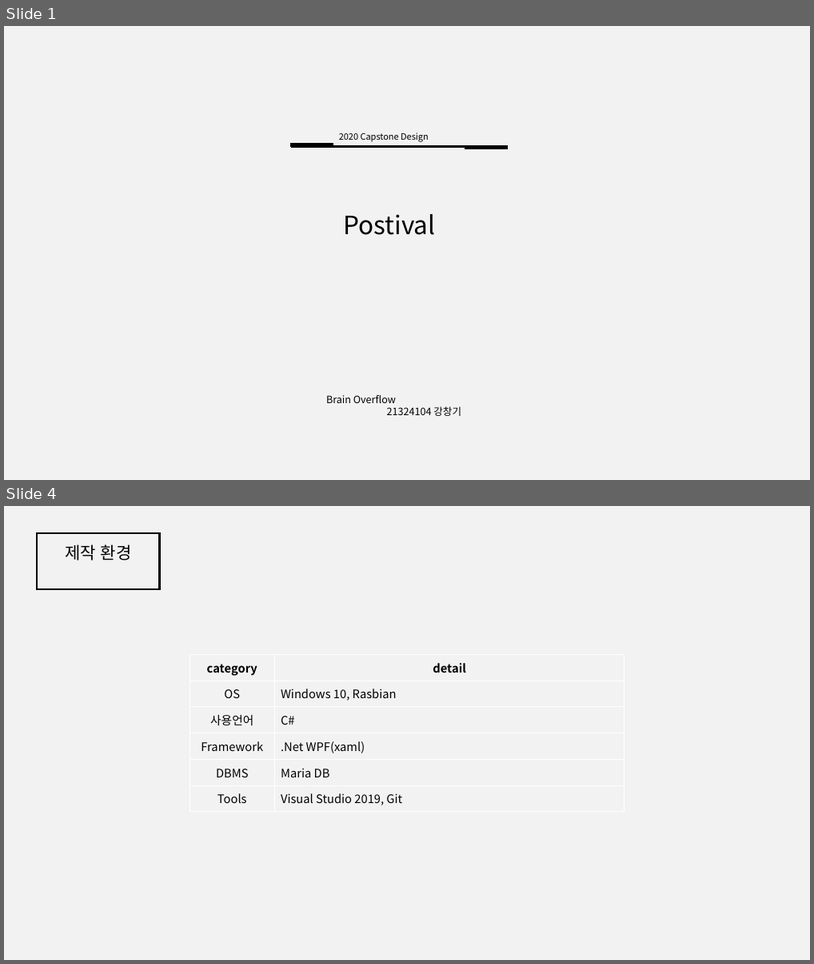
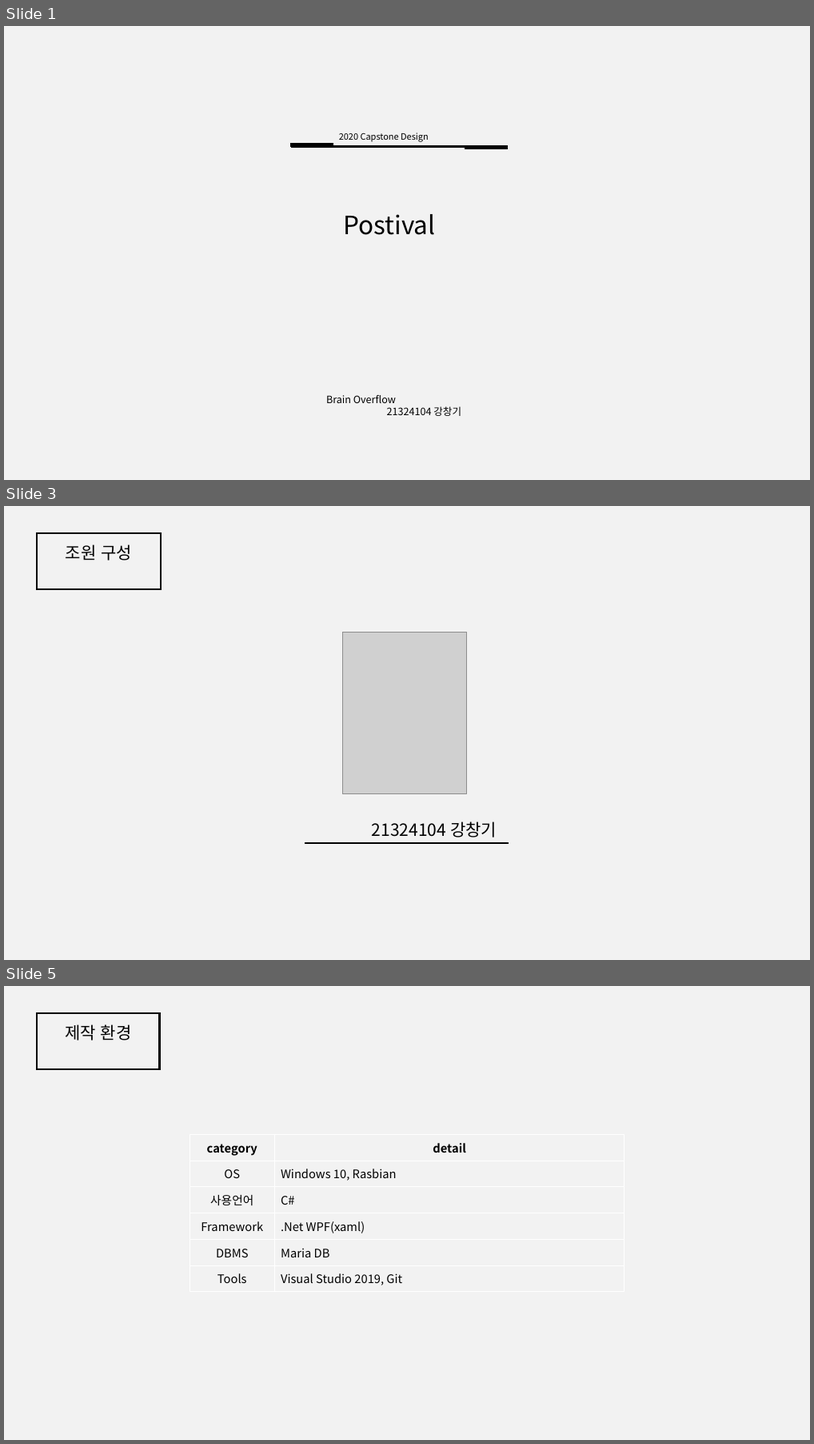
Before and after one commit to elien940318/capstone_POS_csharp, a slide deck: 21324104_2학기캡스톤.pptx. Shown one above the other, each under a label of ours: slides 1 and 4 before the commit, slides 1, 3 and 5 after it; the slides between them are not shown. The pictures are 814x964 and 814x1444 pixels, drawn with LibreOffice and Linux fonts; fonts in the diff are those of the drawing; grey boxes stand for pictures. Boxes give left, top, right and bottom in pixels: in the first picture for what was removed or moved away, otherwise in the second. Text is boxed around its words. In the diff, an @@ line names an element or a change of style, - is before the commit and + after.

```diff
--- a/21324104_2학기캡스톤.pptx
+++ b/21324104_2학기캡스톤.pptx
@@ slide 3 added at box(4, 506, 810, 960), background #F2F2F2 @@
@@ rectangle added at box(37, 533, 161, 589), outline #000000 2 pt @@
@@ text added at box(66, 544, 132, 560), 20 pt, text #000000 @@
+조원 구성
@@ picture added at box(342, 632, 467, 794) @@
@@ text added at box(372, 821, 497, 837), 20 pt, text #000000 @@
+21324104 강창기
@@ line added from (306, 843) to (509, 843), #000000 1.25 pt @@
@@ what was slide 4 is now slide 5 @@
```
Also in this commit, not shown: 2 slides changed, 9 other slides added, 2 slides removed, 12 other files.
